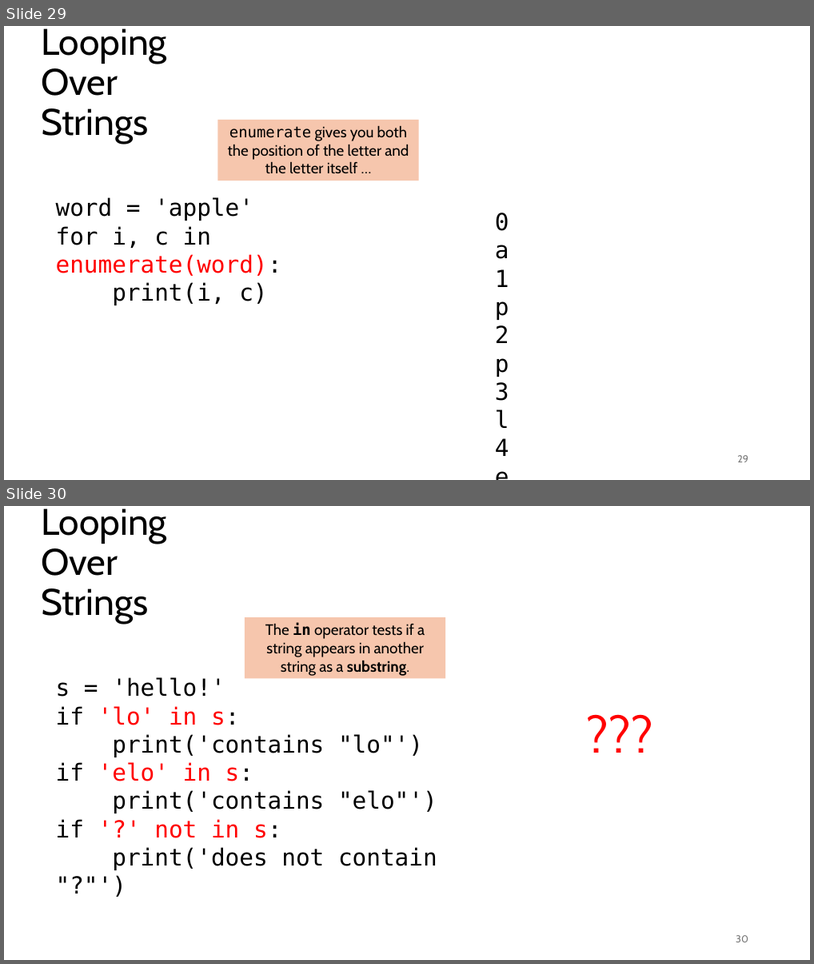
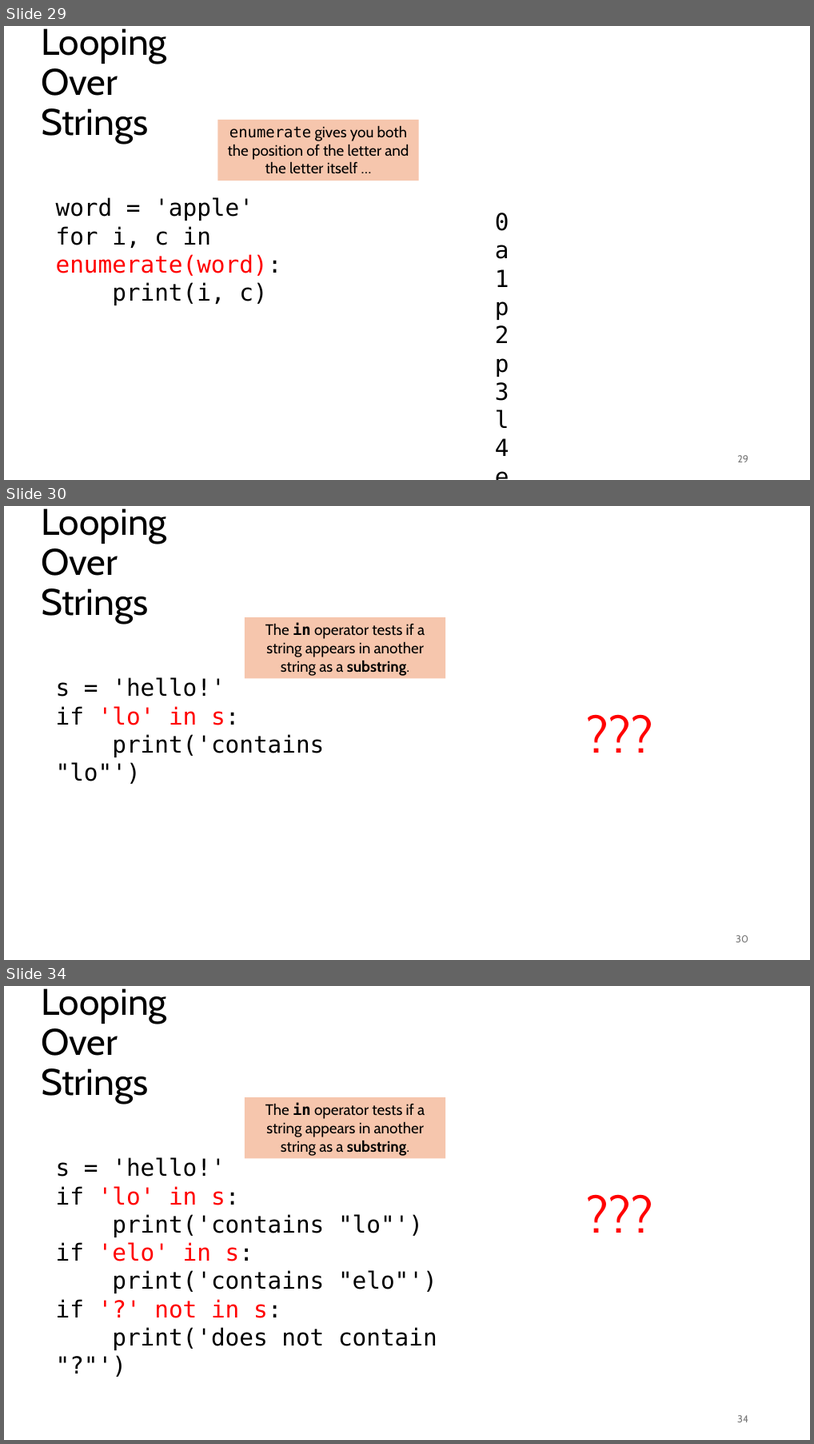
Before and after one commit to tjd1234/cmpt120spring2026, a slide deck: lecture_notes/chapter7/chapter7.pptx. Shown one above the other, each under a label of ours: slides 29 and 30 before the commit, slides 29, 30 and 34 after it; the slides between them are not shown. The pictures are 814x964 and 814x1444 pixels, drawn with LibreOffice and Linux fonts; fonts in the diff are those of the drawing. Boxes give left, top, right and bottom in pixels: in the first picture for what was removed or moved away, otherwise in the second. Text is boxed around its words. In the diff, an @@ line names an element or a change of style, - is before the commit and + after.

```diff
--- a/lecture_notes/chapter7/chapter7.pptx
+++ b/lecture_notes/chapter7/chapter7.pptx
@@ slide 30 added at (4, 506, 810, 960), background #FFFFFF @@
@@ title added at (41, 508, 167, 624), 44 pt, text #000000 @@
+Looping Over
+Strings
@@ rectangle added at (245, 617, 446, 679), fill #F6C6AD, 18 pt, text #000000 @@
+The in operator tests if a string appears in another string as a substring.
@@ text added at (56, 677, 324, 784), 28 pt, text #000000 @@
+s = 'hello!'
+if 'lo' in s:
+print('contains "lo"')
@@ text added at (581, 699, 670, 766), 60 pt, text #FF0000 @@
+???
@@ page number added at (736, 935, 749, 942), 12 pt, text #797979 @@
+30
@@ what was slide 30 is now slide 34 @@
@@ page number at (738, 1415, 749, 1422): text changed @@
-30
+34
```
Also in this commit, not shown: 15 slides changed, 4 other slides added, 7 other files.
